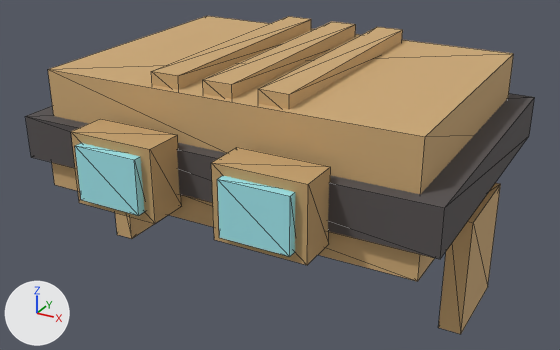
The glTF model public/assets/models/characters/wardrobe/hw-tanker-cap.glb as it was, and as the next commit left it.
Both versions are drawn from a 50 mm lens placed at (0.451, -0.839, 0.511), pointed at (0.005, -0.028, 0.105). The axes (+X, +Y, +Z) are drawn at lower left. The lights are the same throughout. The older version comes first. Mesh edges are drawn as thin lines. Vertices at exactly the same position are counted once.

The first picture shows 'REF_tanker'.
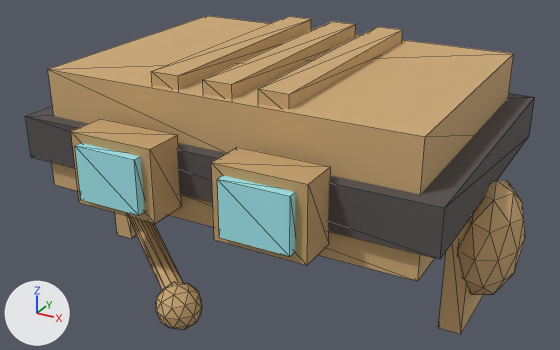
The change, as a diff of the scene's bpy script:
```diff
--- a/public/assets/models/characters/wardrobe/hw-tanker-cap.glb.py
+++ b/public/assets/models/characters/wardrobe/hw-tanker-cap.glb.py
@@ mat_wardrobevcol @@
+mat_wardrobevcol = bpy.data.materials.new('wardrobeVCol')
+mat_wardrobevcol.use_nodes = True; mat_wardrobevcol.node_tree.nodes.clear()
+_N = mat_wardrobevcol.node_tree.nodes; _L = mat_wardrobevcol.node_tree.links
+n0 = _N.new('ShaderNodeBsdfPrincipled'); n0.name = 'Principled BSDF'
+n0.inputs[2].default_value = 0.9  # 'Roughness'
+n1 = _N.new('ShaderNodeOutputMaterial'); n1.name = 'Material Output'
+n2 = _N.new('ShaderNodeVertexColor'); n2.name = 'Color Attribute'
+_L.new(n0.outputs[0], n1.inputs[0])  # 'BSDF' to 'Surface'
+_L.new(n2.outputs[0], n0.inputs[0])  # 'Color' to 'Base Color'
@@ me_hat_band_007 @@
 # used by ob_ref_tanker; location = (0.0, 0.0, 0.46)
-me_hat_band_007.from_pydata(...)  # 96 vertices, 144 faces; spans x -0.27..0.27, y -0.245..0.198, z -0.503..-0.195
+me_hat_band_007.from_pydata(...)  # 282 vertices, 492 faces; spans x -0.313..0.313, y -0.253..0.198, z -0.963..-0.655
+# me_hat_band_007 part 1: the loose piece of 8 vertices spanning x -0.265..-0.237, y -0.047..0.075, z -0.503..-0.352 is moved by (0.0, 0.0, -0.46)
+# me_hat_band_007 part 2: the loose piece of 8 vertices spanning x 0.237..0.265, y -0.047..0.075, z -0.503..-0.352 is moved by (0.0, 0.0, -0.46)
+# me_hat_band_007 part 3: the loose piece of 8 vertices spanning x -0.27..0.27, y -0.187..0.198, z -0.327..-0.272 is moved by (0.0, 0.0, -0.46)
+# me_hat_band_007 part 4: a new loose piece, an icosphere of 80 faces spanning x 0.237..0.313, y -0.062..0.062, z -0.925..-0.775, in mat_wardrobevcol
+# me_hat_band_007 part 5: a new loose piece, an icosphere of 80 faces spanning x -0.047..0.007, y -0.253..-0.197, z -0.938..-0.882, in mat_wardrobevcol
+# me_hat_band_007 part 6: a new loose piece of 20 vertices spanning x -0.279..-0.021, y -0.226..-0.019, z -0.918..-0.847, in mat_wardrobevcol
+# other edits to the shape of me_hat_band_007 do not show in these pictures
 me_hat_band_007.materials.append(mat_charmat_047)
 me_hat_band_007.materials.append(mat_charmat_048)
+me_hat_band_007.materials.append(mat_wardrobevcol)
@@ ob_ref_tanker @@
 ob_ref_tanker = bpy.data.objects.new('REF_tanker', me_hat_band_007)
-ob_ref_tanker.location = (0.0, 0.0, 0.46)
+ob_ref_tanker.location = (0.0, 0.0, 0.92)
```

Changed parts and their boxes (x1, y1, x2, y2) in the pictures (560 x 350 px; the box of a moved part takes in the faces that stretch with it):
'REF_tanker', reshaped, moved: (25, 16, 535, 334) in both
part 1 of me_hat_band_007, moved or reshaped: (115, 213, 155, 239) in both
part 2 of me_hat_band_007, moved or reshaped: before (438, 183, 501, 334); after (438, 220, 484, 334)
part 3 of me_hat_band_007, moved or reshaped: (25, 93, 535, 259) in both
part 4 of me_hat_band_007, added (brown): after (457, 180, 525, 295)
part 5 of me_hat_band_007, added (brown): after (156, 282, 202, 330)
part 6 of me_hat_band_007, added (brown): after (128, 216, 183, 290)
